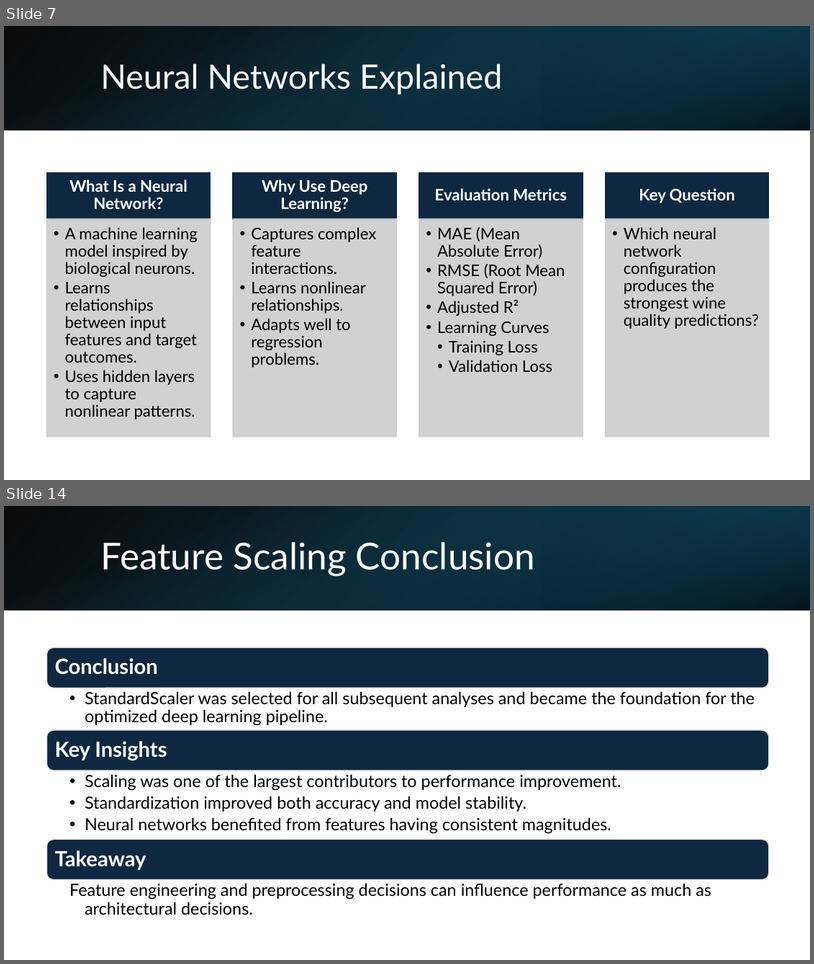
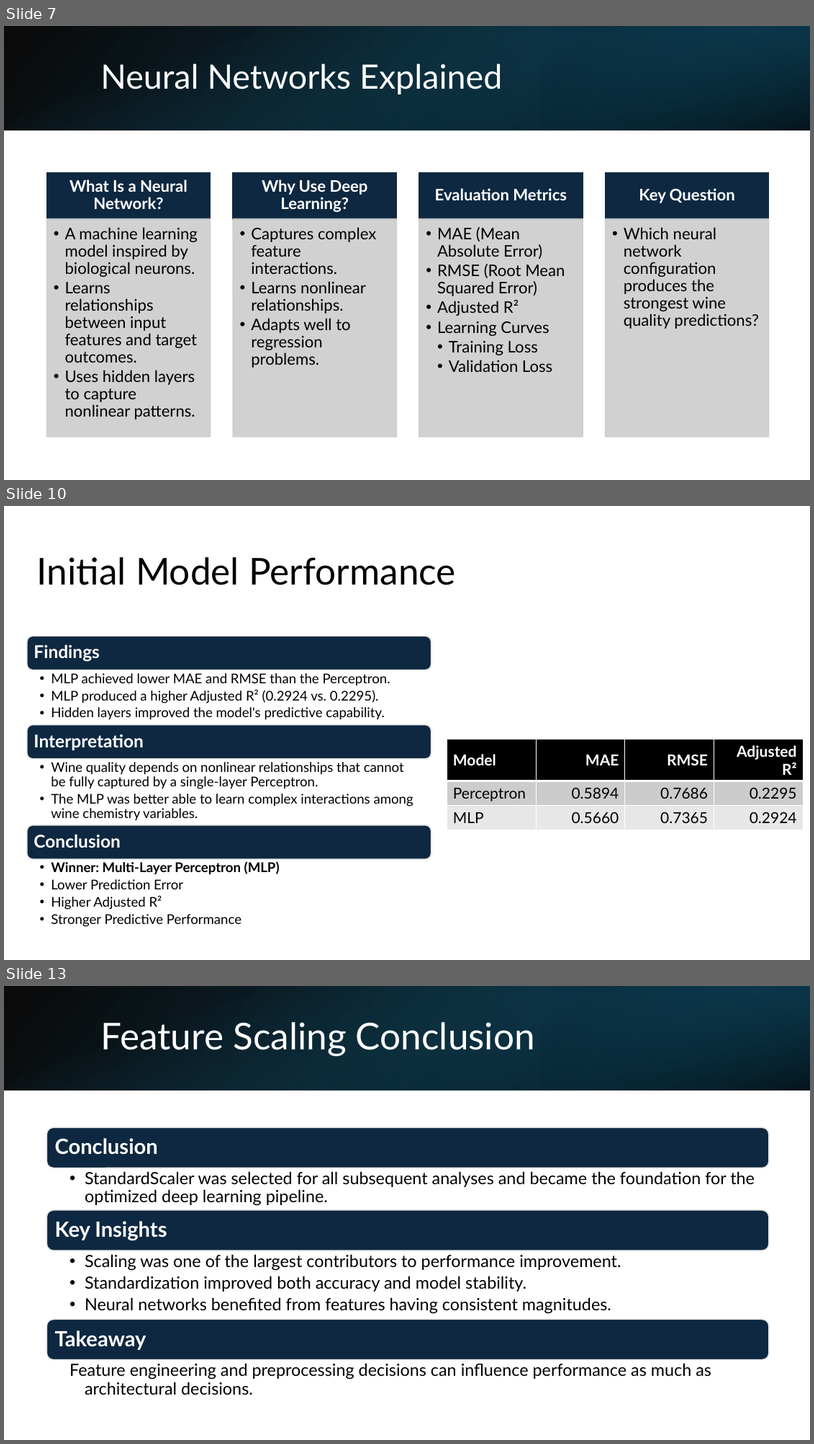
Before and after one commit to niecestroa/pro-ibm-ml-course-projects, a slide deck: neural-network-optimization/report/Deep Learning for Wine Quality Prediction.pptx. Shown one above the other, each under a label of ours: slides 7 and 14 before the commit, slides 7, 10 and 13 after it; the slides between them are not shown. The pictures are 814x964 and 814x1444 pixels, drawn with LibreOffice and Linux fonts; fonts in the diff are those of the drawing. Boxes give left, top, right and bottom in pixels: in the first picture for what was removed or moved away, otherwise in the second. Text is boxed around its words. In the diff, an @@ line names an element or a change of style, - is before the commit and + after.

```diff
--- a/neural-network-optimization/report/Deep Learning for Wine Quality Prediction.pptx
+++ b/neural-network-optimization/report/Deep Learning for Wine Quality Prediction.pptx
@@ slide 10 added at <box>4,506,810,960</box>, background #FFFFFF @@
@@ title added at <box>37,557,456,585</box>, 44 pt, text #000000 @@
+Initial Model Performance
@@ table added at <box>448,739,803,830</box>, 3 rows, 4 columns @@
+Model | MAE | RMSE | Adjusted R²
+Perceptron | 0.5894 | 0.7686 | 0.2295
+MLP | 0.5660 | 0.7365 | 0.2924
@@ group added at <box>27,636,432,926</box>: 6 texts, 3 rounded rectangles @@
+Findings
+  • MLP achieved lower MAE and RMSE than the Perceptron.
+  • MLP produced a higher Adjusted R² (0.2924 vs. 0.2295).
+  • Hidden layers improved the model's predictive capability.
+Interpretation
+  • Wine quality depends on nonlinear relationships that cannot be fully captured by a single-layer Perceptron.
+  • The MLP was better able to learn complex interactions among wine chemistry variables.
+Conclusion
+  • Winner: Multi-Layer Perceptron (MLP)
+  • Lower Prediction Error
+  • Higher Adjusted R²
+  • Stronger Predictive Performance
@@ what was slide 14 is now slide 13 @@
```
Also in this commit, not shown: 20 slides changed, 4 other slides added, 6 slides removed, 6 other files.
